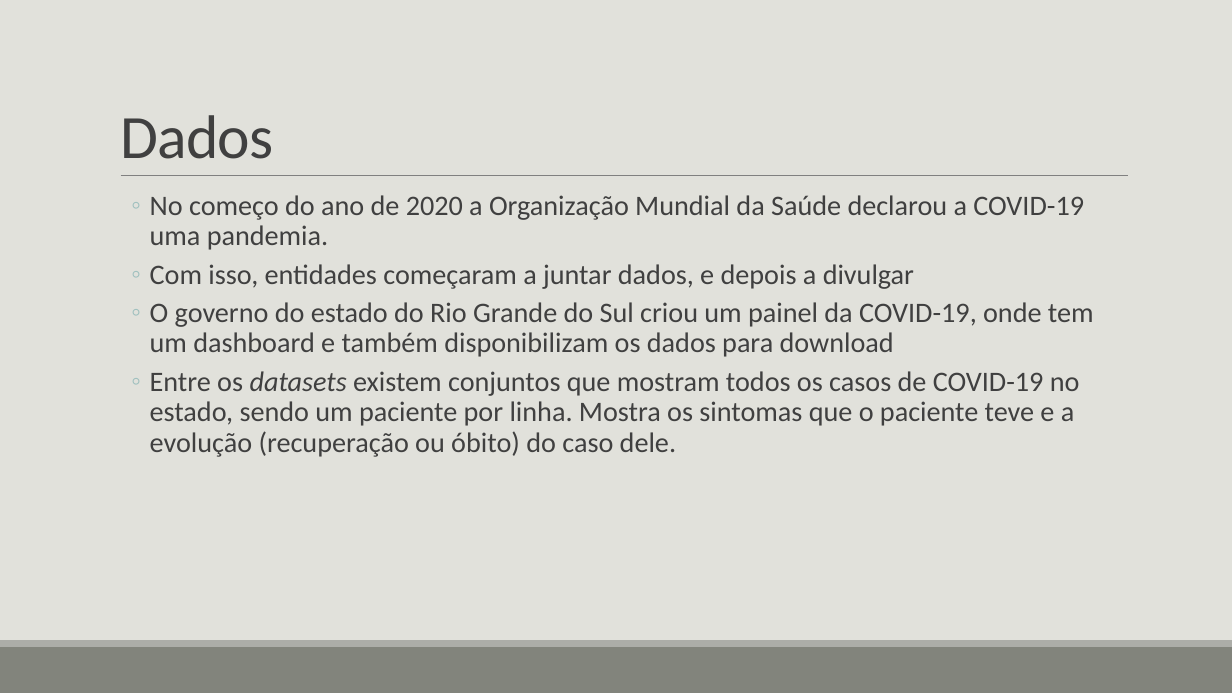
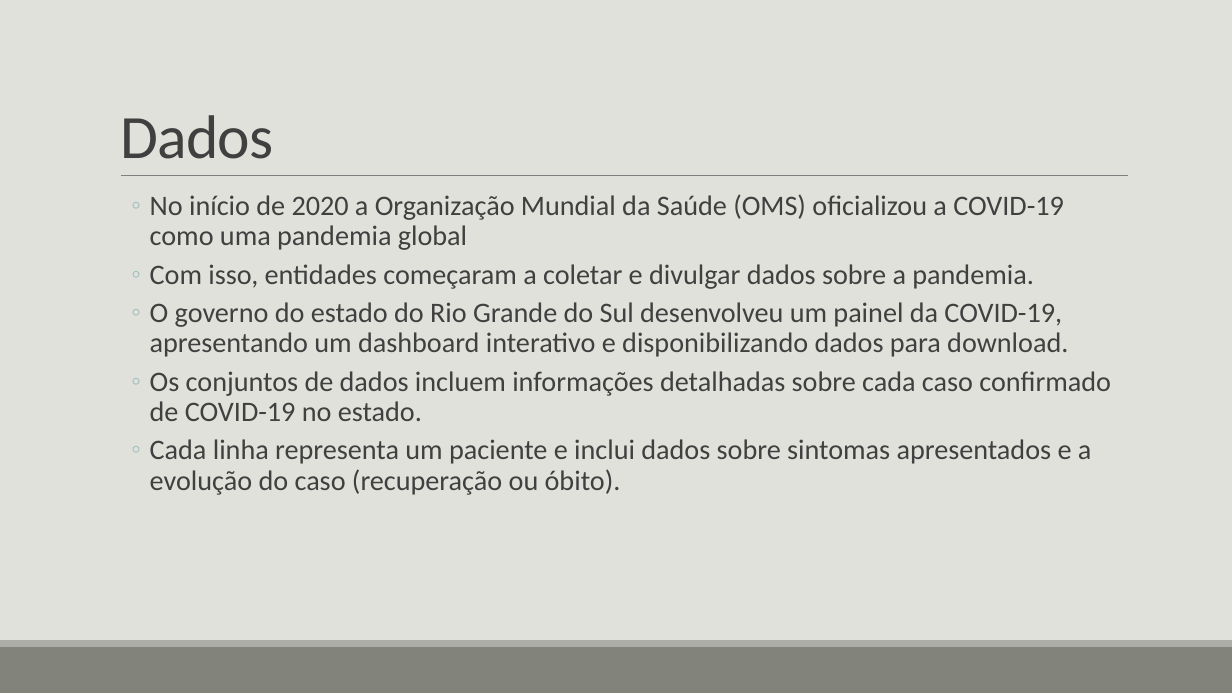
Before and after one commit to gvheisler/KDD-COVID-19, a slide deck: slide 3 of presentation/presentation.pptx. Drawn at 1232x693 pixels with LibreOffice and Linux fonts; fonts in the diff are those of the drawing. Boxes give left, top, right and bottom in pixels: in the first picture for what was removed or moved away, otherwise in the second. Text is boxed around its words. In the diff, an @@ line names an element or a change of style, - is before the commit and + after.

Commit message:
apresentação

```diff
--- a/presentation/presentation.pptx
+++ b/presentation/presentation.pptx
@@ text at bbox=[150, 194, 1111, 495]: text changed @@
-  ◦ No começo do ano de 2020 a Organização Mundial da Saúde declarou a COVID-19 uma pandemia.
-  ◦ Com isso, entidades começaram a juntar dados, e depois a divulgar
-  ◦ O governo do estado do Rio Grande do Sul criou um painel da COVID-19, onde tem um dashboard e também disponibilizam os dados para download
-  ◦ Entre os datasets existem conjuntos que mostram todos os casos de COVID-19 no estado, sendo um paciente por linha. Mostra os sintomas que o paciente teve e a evolução (recuperação ou óbito) do caso dele.
+  ◦ No início de 2020 a Organização Mundial da Saúde (OMS) oficializou a COVID-19 como uma pandemia global
+  ◦ Com isso, entidades começaram a coletar e divulgar dados sobre a pandemia.
+  ◦ O governo do estado do Rio Grande do Sul desenvolveu um painel da COVID-19, apresentando um dashboard interativo e disponibilizando dados para download.
+  ◦ Os conjuntos de dados incluem informações detalhadas sobre cada caso confirmado de COVID-19 no estado.
+  ◦ Cada linha representa um paciente e inclui dados sobre sintomas apresentados e a evolução do caso (recuperação ou óbito).
```
Also in this commit, not shown: 1 other slide changed, 8 slides added, 1 slide removed, 1 other file.
